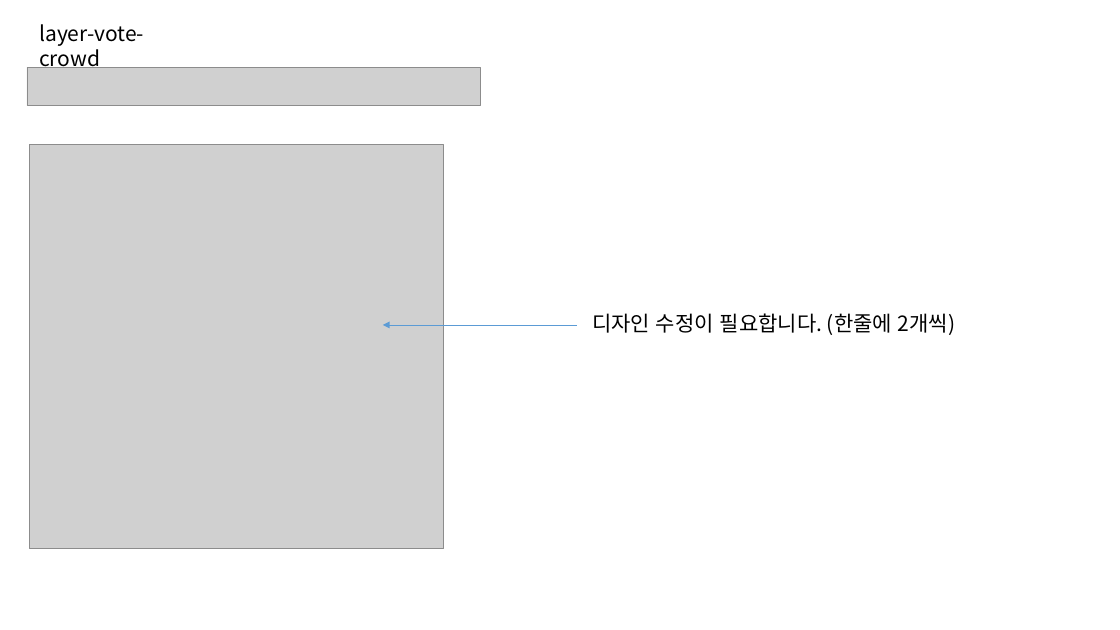
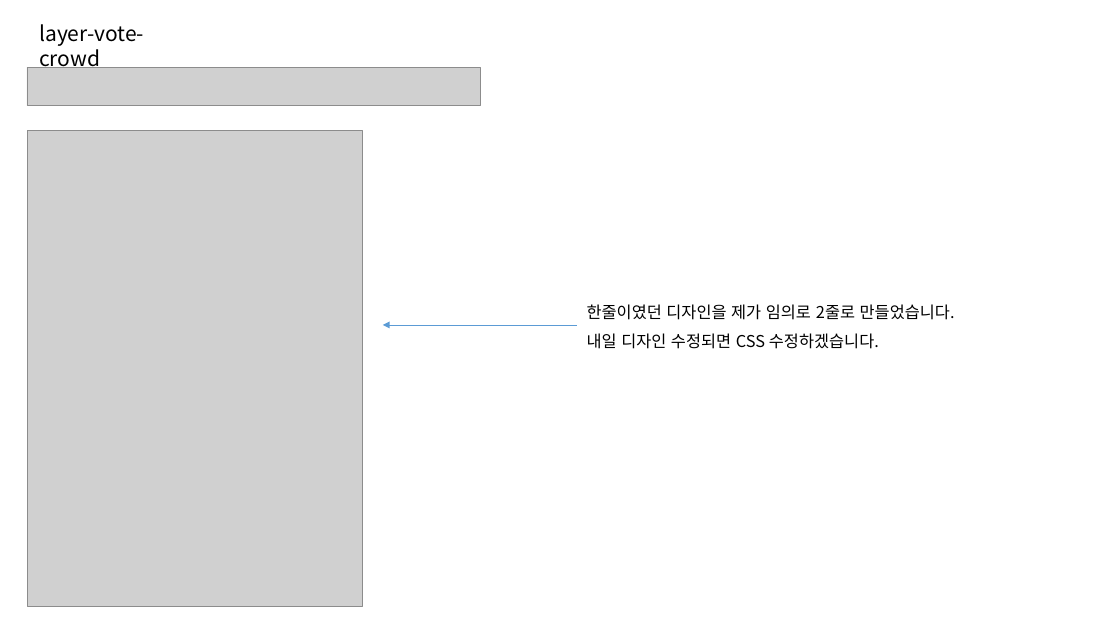
Before and after one commit to jeoungGyy/sejong, a slide deck: slide 2 of ppt/05-10.pptx. Drawn at 1120x630 pixels with LibreOffice and Linux fonts; fonts in the diff are those of the drawing; grey boxes stand for pictures. Boxes give left, top, right and bottom in pixels: in the first picture for what was removed or moved away, otherwise in the second. Text is boxed around its words. In the diff, an @@ line names an element or a change of style, - is before the commit and + after.

Commit message:
CSS 수정

```diff
--- a/ppt/05-10.pptx
+++ b/ppt/05-10.pptx
@@ picture: place and size @@
-picture at box(29, 145, 444, 549)
+picture at box(28, 131, 362, 607)
@@ text at box(587, 304, 955, 349): text changed; size 18 to 14 pt @@
-디자인 수정이 필요합니다. (한줄에 2개씩)
+한줄이였던 디자인을 제가 임의로 2줄로 만들었습니다.
+내일 디자인 수정되면 CSS 수정하겠습니다.
```
Also in this commit, not shown: 2 other files.
